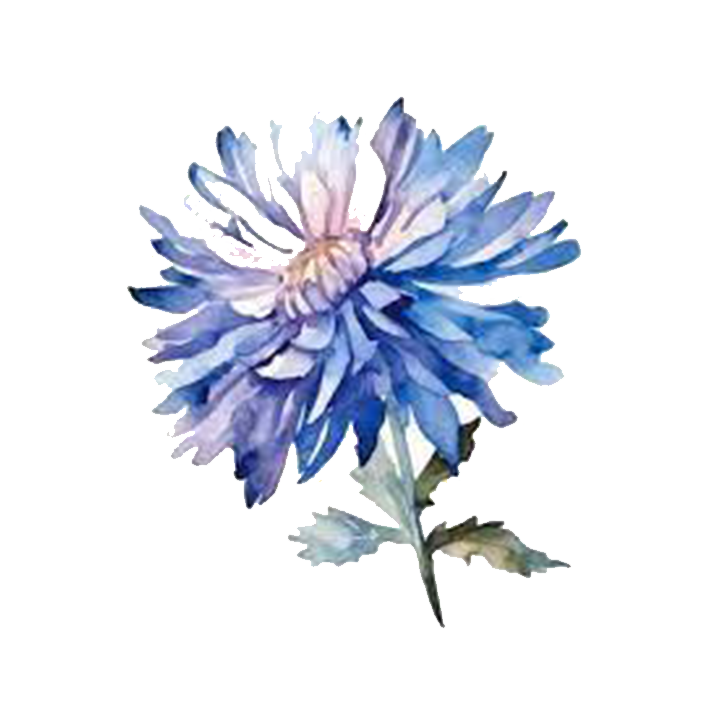
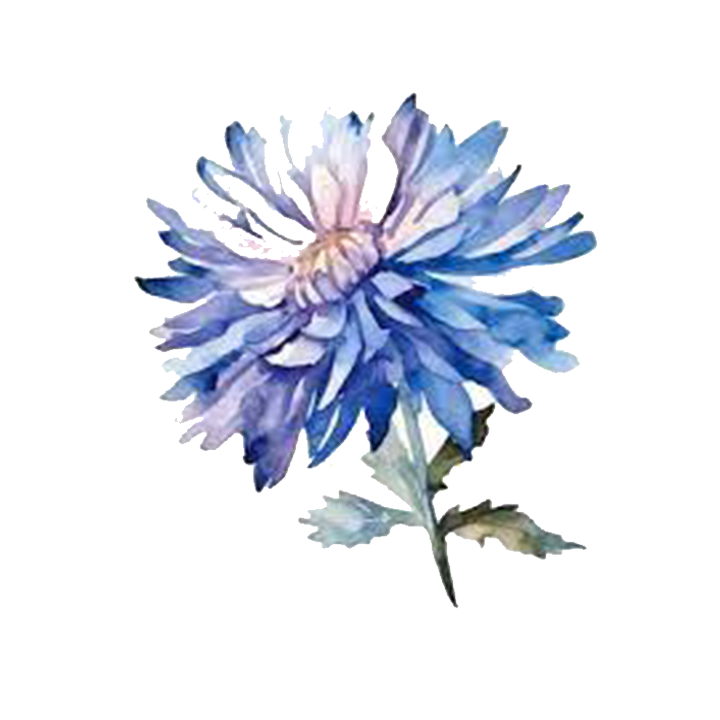
Comparing the layer stacks of the two 720 x 720 images. Changes:
painted on "home_tile_flower_" over left=126, top=92, right=598, bottom=629
